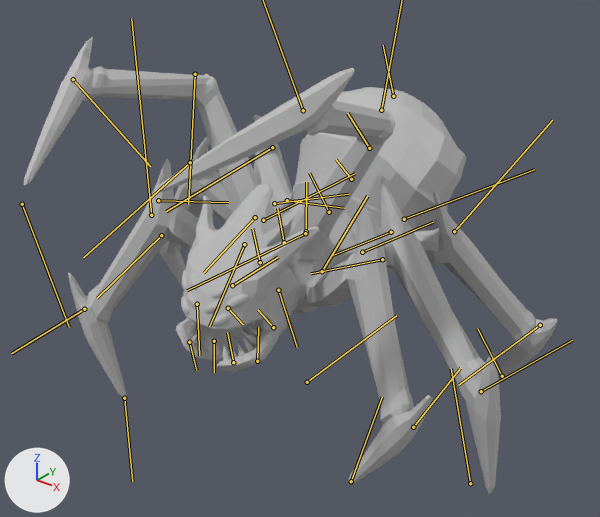
Renders of the FBX model GAM130Prototype/Assets/4 Play/Animation/SpiderAnims/SpWalkForward.fbx from each side of a commit.
Both versions are drawn from a 50 mm lens placed at (0.1074, -0.1517, 0.1185), pointed at (0.0041, -0.0225, 0.0385). Every picture has the same lights, and +X, +Y and +Z are marked at lower left. Both versions are drawn at frame 1311 of the action 'WalkForward'; the numbers are the values there. The bones that bend it are drawn over the model as lines.

Objects in the first picture: 'pasted__Spider_Monster'.
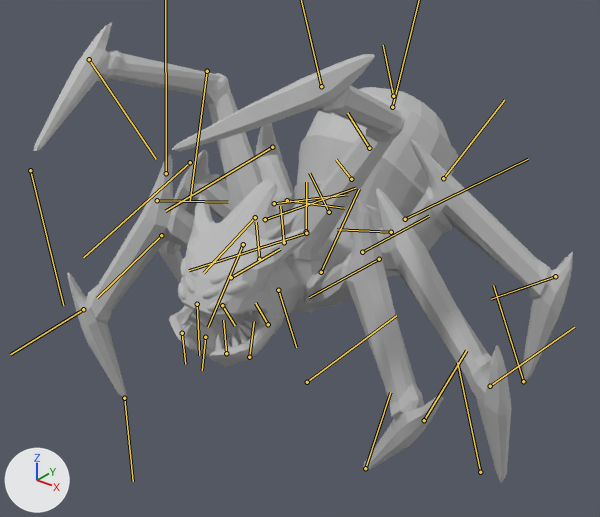
Where the change shows, as pixel boxes [x1, y1, x2, y2] in the pictures (600 x 517 px):
'pasted__Spider_Monster', posed: before [24, 37, 557, 494]; after [34, 22, 573, 483]
bone 'pasted__ForwardSpine', root to tip: before (284, 242) to (277, 208); after (284, 242) to (280, 206)
bone 'pasted__FrontLegBaseL', root to tip: before (322, 271) to (367, 196); after (321, 272) to (359, 189)
bone 'pasted__FrontLegTopL', root to tip: before (382, 259) to (311, 273); after (379, 259) to (309, 297)
bone 'pasted__FrontLegMidL', root to tip: before (413, 427) to (460, 368); after (424, 420) to (466, 350)
bone 'pasted__FrontRegBaseR', root to tip: before (244, 244) to (209, 326); after (243, 244) to (208, 327)
bone 'pasted__BackLegBaseL', root to tip: before (391, 232) to (333, 255); after (391, 232) to (337, 229)
bone 'pasted__BackLegTopL', root to tip: before (454, 231) to (552, 120); after (443, 178) to (504, 100)
bone 'pasted__BackLegMidL', root to tip: before (540, 325) to (458, 385); after (555, 276) to (491, 299)
bone 'pasted__MidLegBaseL', root to tip: before (362, 252) to (433, 222); after (362, 252) to (429, 216)
bone 'pasted__MidLegTopL', root to tip: before (404, 219) to (534, 169); after (405, 219) to (528, 159)

Edits to the bpy script that builds the scene:
```text
Change bone_pasted__forwardspine:
    where bone_pasted__forwardspine = bpy.data.objects['group'].pose.bones['pasted__ForwardSpine']  # child of 'pasted__RootSpine'
    bone_pasted__forwardspine.rotation_quaternion: (0.997, 0.0, 0.0, -0.072) -> (1.0, 0.0, 0.0, -0.017)  # degrees (0, 0, -8) -> degrees (0, 0, -2)
Change bone_pasted__frontlegbasel:
    where bone_pasted__frontlegbasel = bpy.data.objects['group'].pose.bones['pasted__FrontLegBaseL']  # child of 'pasted__ForwardSpine'
    bone_pasted__frontlegbasel.rotation_quaternion: (0.988, 0.003, 0.067, 0.14) -> (0.997, 0.044, 0.058, 0.035)  # degrees (1, 8, 16) -> degrees (5, 6, 4)
Change bone_pasted__frontlegtopl:
    where bone_pasted__frontlegtopl = bpy.data.objects['group'].pose.bones['pasted__FrontLegTopL']  # child of 'pasted__FrontLegBaseL'
    bone_pasted__frontlegtopl.rotation_quaternion: (0.999, -0.009, -0.033, -0.02) -> (0.998, -0.014, -0.046, -0.028)  # degrees (-1, -4, -2) -> degrees (-1, -5, -3)
Change bone_pasted__frontlegmidl:
    where bone_pasted__frontlegmidl = bpy.data.objects['group'].pose.bones['pasted__FrontLegMidL']  # child of 'pasted__FrontLegTopL'
    bone_pasted__frontlegmidl.rotation_quaternion: (0.999, 0.004, 0.034, 0.015) -> (0.999, 0.005, 0.047, 0.021)  # degrees (0, 4, 2) -> degrees (1, 5, 2)
Change bone_pasted__frontregbaser:
    where bone_pasted__frontregbaser = bpy.data.objects['group'].pose.bones['pasted__FrontRegBaseR']  # child of 'pasted__ForwardSpine'
    bone_pasted__frontregbaser.rotation_quaternion: (0.983, -0.129, -0.068, 0.116) -> (0.988, -0.128, -0.061, 0.059)  # degrees (-16, -6, 14) -> degrees (-15, -6, 8)
Change bone_pasted__backlegbasel:
    where bone_pasted__backlegbasel = bpy.data.objects['group'].pose.bones['pasted__BackLegBaseL']  # child of 'pasted__Spine1'
    bone_pasted__backlegbasel.rotation_quaternion: (0.962, -0.075, -0.174, 0.195) -> (0.981, -0.109, 0.159, 0.002)  # degrees (-13, -18, 25) -> degrees (-13, 18, -2)
Change bone_pasted__backlegtopl:
    where bone_pasted__backlegtopl = bpy.data.objects['group'].pose.bones['pasted__BackLegTopL']  # child of 'pasted__BackLegBaseL'
    bone_pasted__backlegtopl.rotation_quaternion: (0.998, -0.032, -0.054, -0.002) -> (1.0, 0.008, 0.024, -0.008)  # degrees (-4, -6, 0) -> degrees (1, 3, -1)
Change bone_pasted__backlegmidl:
    where bone_pasted__backlegmidl = bpy.data.objects['group'].pose.bones['pasted__BackLegMidL']  # child of 'pasted__BackLegTopL'
    bone_pasted__backlegmidl.rotation_quaternion: (1.0, 0.003, 0.027, -0.014) -> (1.0, -0.005, -0.027, 0.012)  # degrees (0, 3, -2) -> degrees (-1, -3, 1)
Change bone_pasted__midlegbasel:
    where bone_pasted__midlegbasel = bpy.data.objects['group'].pose.bones['pasted__MidLegBaseL']  # child of 'pasted__RootSpine'
    bone_pasted__midlegbasel.rotation_quaternion: (0.985, -0.161, 0.043, -0.039) -> (0.989, -0.13, 0.041, -0.065)  # degrees (-19, 4, -5) -> degrees (-15, 4, -8)
Change bone_pasted__midlegtopl:
    where bone_pasted__midlegtopl = bpy.data.objects['group'].pose.bones['pasted__MidLegTopL']  # child of 'pasted__MidLegBaseL'
    bone_pasted__midlegtopl.rotation_quaternion: (0.99, 0.002, -0.141, 0.002) -> (0.991, 0.002, -0.134, 0.002)  # degrees (0, -16, 0) -> degrees (0, -15, 0)
```
